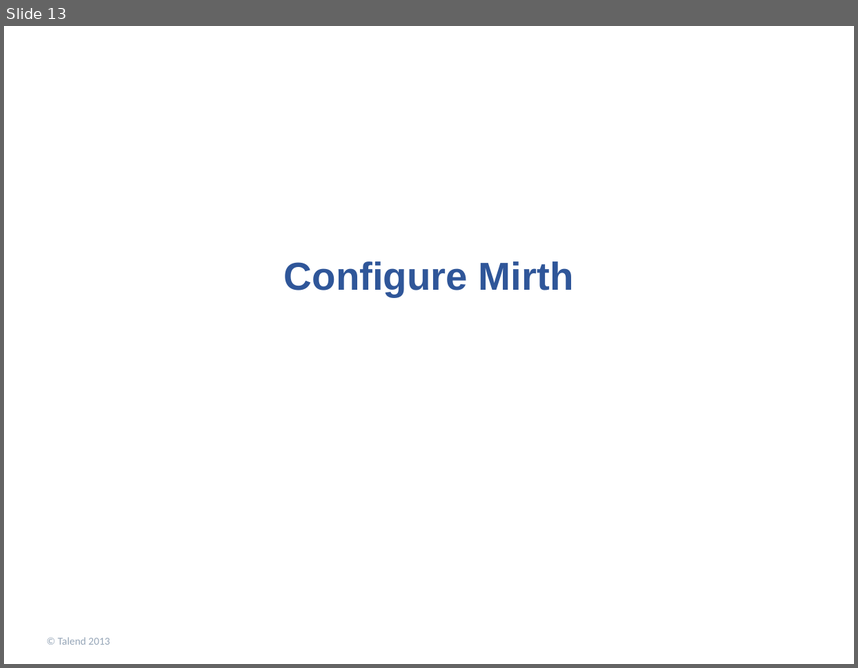
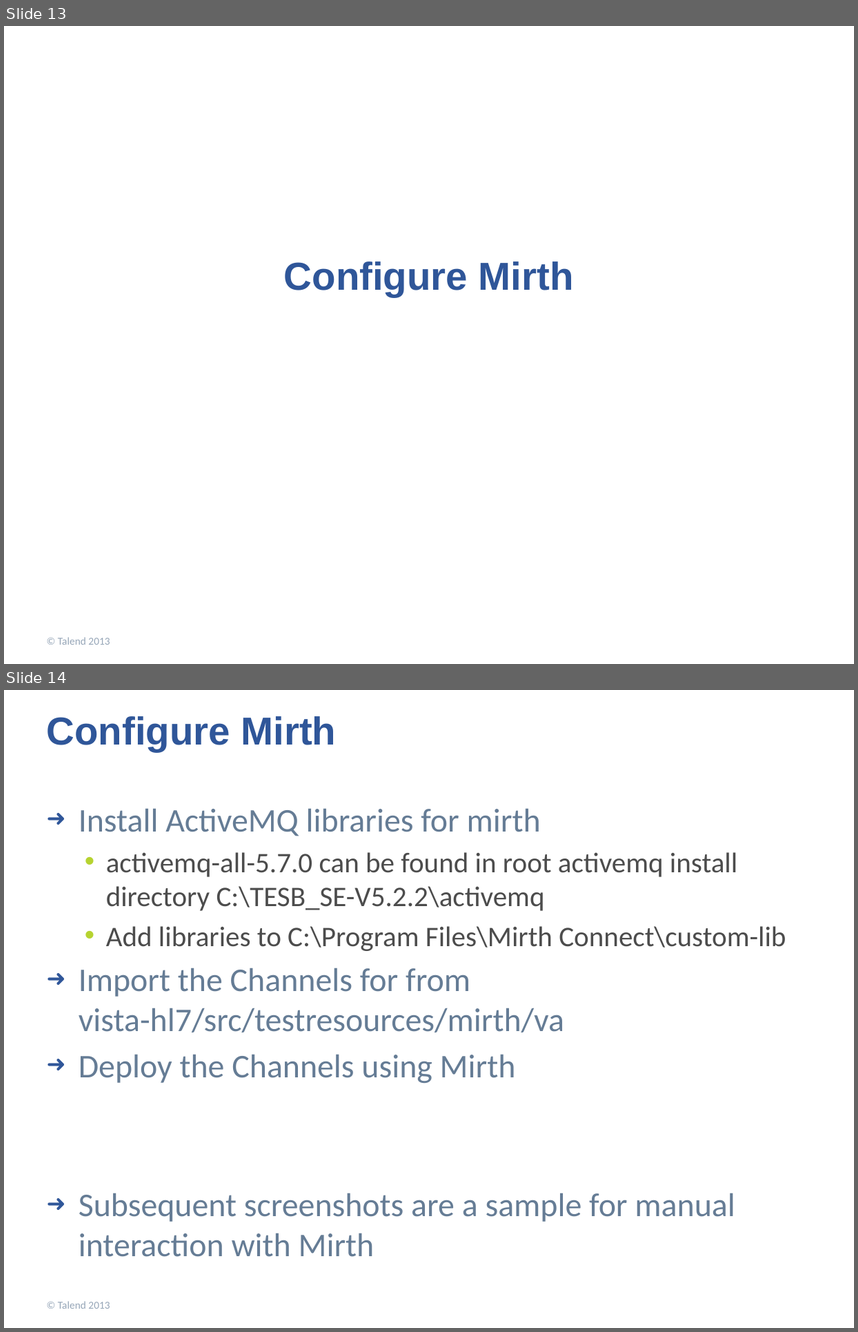
Before and after one commit to openmash/openmash, a slide deck: om_05_OpenMash VistA Developers Guide.pptx. Shown one above the other, each under a label of ours: slide 13 before the commit, slides 13 and 14 after it. The pictures are 858x668 and 858x1332 pixels, drawn with LibreOffice and Linux fonts; fonts in the diff are those of the drawing; background and template pictures are left out. Boxes give left, top, right and bottom in pixels: in the first picture for what was removed or moved away, otherwise in the second. Text is boxed around its words. In the diff, an @@ line names an element or a change of style, - is before the commit and + after.

```diff
--- a/om_05_OpenMash VistA Developers Guide.pptx
+++ b/om_05_OpenMash VistA Developers Guide.pptx
@@ slide 14 added at (4, 690, 854, 1328), background picture (left out) @@
@@ title added at (47, 716, 337, 751), 33 pt, text #2F5699, bold @@
+Configure Mirth
@@ text added at (79, 808, 786, 1256), 28 pt, text #657C95 @@
+➜ Install ActiveMQ libraries for mirth
+  • activemq-all-5.7.0 can be found in root activemq install directory C:\TESB_SE-V5.2.2\activemq
+  • Add libraries to C:\Program Files\Mirth Connect\custom-lib
+➜ Import the Channels for from
+  vista-hl7/src/testresources/mirth/va
+➜ Deploy the Channels using Mirth
+➜ Subsequent screenshots are a sample for manual interaction with Mirth
@@ text added at (58, 1301, 110, 1308), 9 pt, text #96A6B8 @@
+© Talend 2013
```
Also in this commit, not shown: 1 slide changed, 1 other slide added, 2 other files.
